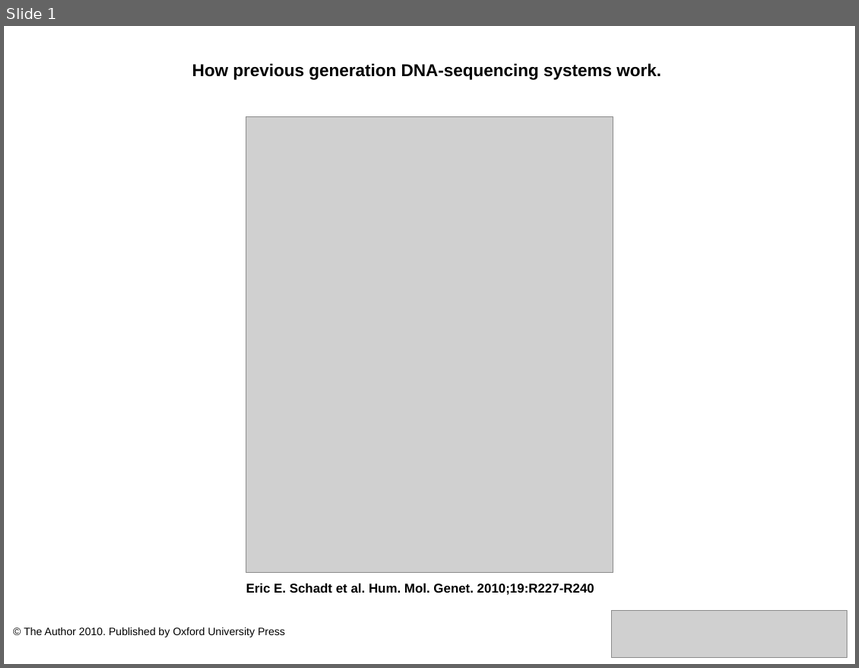
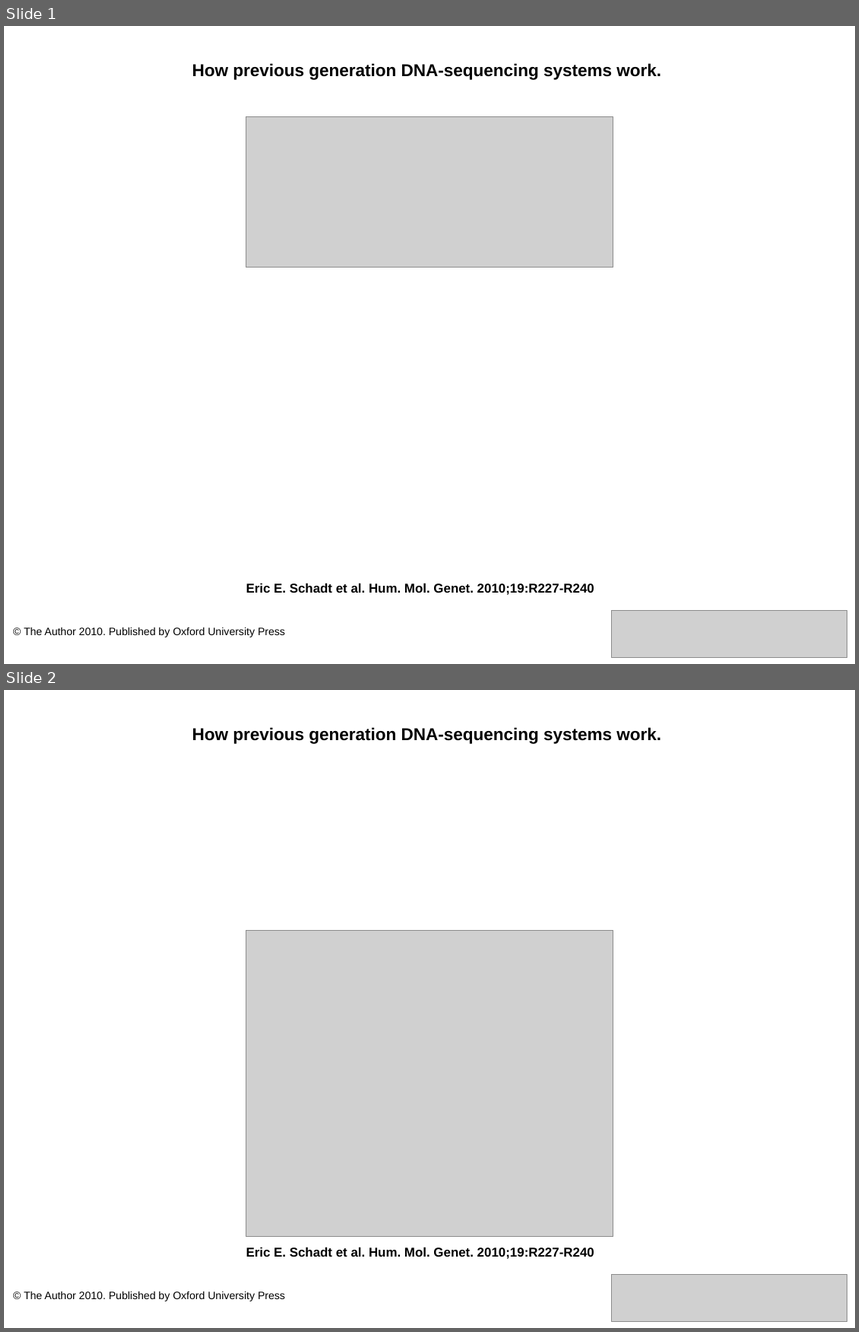
Before and after one commit to bebatut-edu/metagenomique_cm, a slide deck: images/sequencage/schadt2010_figure1.ppt. Shown one above the other, each under a label of ours: slide 1 before the commit, slides 1 and 2 after it. The pictures are 859x668 and 859x1332 pixels, drawn with LibreOffice and Linux fonts; fonts in the diff are those of the drawing; grey boxes stand for pictures. Boxes give left, top, right and bottom in pixels: in the first picture for what was removed or moved away, otherwise in the second. Text is boxed around its words. In the diff, an @@ line names an element or a change of style, - is before the commit and + after.

```diff
--- a/images/sequencage/schadt2010_figure1.ppt
+++ b/images/sequencage/schadt2010_figure1.ppt
@@ slide 2 added at box(4, 690, 855, 1328), background #FFFFFF @@
@@ text added at box(192, 727, 661, 744), 16 pt, text #000000, bold @@
+How previous generation DNA-sequencing systems work.
@@ picture added at box(246, 930, 614, 1237) @@
@@ text added at box(246, 1247, 595, 1259), 12 pt, text #000000, bold @@
+Eric E. Schadt et al. Hum. Mol. Genet. 2010;19:R227-R240
@@ picture added at box(612, 1274, 848, 1322) @@
@@ text added at box(24, 1291, 285, 1302), 10 pt, text #000000 @@
+© The Author 2010. Published by Oxford University Press
@@ slide 1 changed as well @@
@@ picture: place and size @@
-picture at box(246, 117, 614, 573)
+picture at box(246, 117, 614, 268)
```
Also in this commit, not shown: 2 other files.
